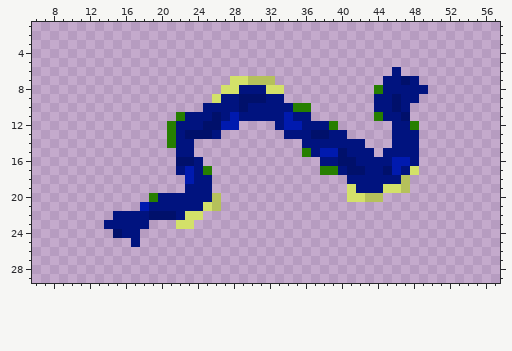
Two versions of one pixel-art sprite, sprites/EffectRiverDefault5.png. The picture above is the old version.
The file is 64x64 pixels. Shown: x 6..57, y 1..29.
Now the later version:
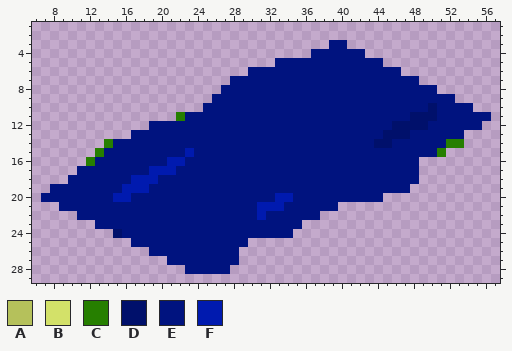
Palette (. is transparent): A #b5c15b  B #d3e169  C #267f00  D #00106b  E #00137f  F #001aaf
What changed:
@@ x 6..57 @@
  2 ....................................................
- 3 ....................................................
- 4 ....................................................
- 5 ....................................................
- 6 ........................................E...........
- 7 ......................BBAAA............EEDE.........
- 8 .....................BBEEEBB..........CEEEEE........
- 9 ....................BEEDDDEE..........EEDEE.........
-10 ...................EEEEDEEEEECC.......EEDE..........
-11 ................CEEEDEFEEEEEFEE.......CEED..........
-12 ...............CEEEDDFF....EFFEEEC......EEC.........
-13 ...............CEDDDE.......EEEDDEE.....EEE.........
-14 ...............CEE............EEEEEEE...EEE.........
-15 ................EE............CEFFDEEE.EEEE.........
-16 ................DDE.............EEDDEEEEFFE.........
-17 ................EFEC............CCEDDEEDFEB.........
-18 .................FEE...............EEEEEEA..........
-19 .................EEE...............BEEEBBA..........
-20 .............CEEEEEEA..............BBAA.............
-21 ............FEEEEEEBA...............................
-22 .........EEEEDDDEBB.................................
-23 ........EEEEE...BB..................................
-24 .........DEE........................................
-25 ...........E........................................
-26 ....................................................
-27 ....................................................
-28 ....................................................
+ 3 .................................EE.................
+ 4 ...............................EEEEEE...............
+ 5 ...........................EEEEEEEEEEEE.............
+ 6 ........................EEEEEEEEEEEEEEEEE...........
+ 7 ......................EEEEEEEEEEEEEEEEEEEEE.........
+ 8 .....................EEEEEEEEEEEEEEEEEEEEEEEE.......
+ 9 ....................EEEEEEEEEEEEEEEEEEEEEEEEEEE.....
+10 ...................EEEEEEEEEEEEEEEEEEEEEEEEEDEEEE...
+11 ................CEEEEEEEEEEEEEEEEEEEEEEEEEDDDEEEEEE.
+12 .............EEEEEEEEEEEEEEEEEEEEEEEEEEEDDDDEEEEEE..
+13 ...........EEEEEEEEEEEEEEEEEEEEEEEEEEEEDDDEEEEEE....
+14 ........CEEEEEEEEEEEEEEEEEEEEEEEEEEEEEDDEEEEEECC....
+15 .......CEEEEEEEEEFEEEEEEEEEEEEEEEEEEEEEEEEEEEC......
+16 ......CEEEEEEEEFFEEEEEEEEEEEEEEEEEEEEEEEEEE.........
+17 .....EEEEEEEEFFFEEEEEEEEEEEEEEEEEEEEEEEEEEE.........
+18 ....EEEEEEEFFFEEEEEEEEEEEEEEEEEEEEEEEEEEEEE.........
+19 ..EEEEEEEEFFFEEEEEEEEEEEEEEEEEEEEEEEEEEEEE..........
+20 .EEEEEEEEFFEEEEEEEEEEEEEEEEFFEEEEEEEEEE.............
+21 ...EEEEEEEEEEEEEEEEEEEEEEFFFEEEEEE..................
+22 .....EEEEEEEEEEEEEEEEEEEEFEEEEEE....................
+23 .......EEEEEEEEEEEEEEEEEEEEEEE......................
+24 .........DEEEEEEEEEEEEEEEEEEE.......................
+25 ...........EEEEEEEEEEEEE............................
+26 .............EEEEEEEEEE.............................
+27 ...............EEEEEEEE.............................
+28 .................EEEEE..............................
 29 ....................................................
